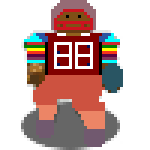
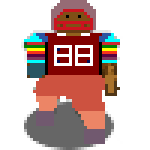
The second 150x150 image is a revision of the first. Changes to its layers:
painted on "A_Stand_Player.png" over [27, 42, 123, 147]
"Layer": opacity 100% → 60%, painted on it over [21, 102, 120, 150]
